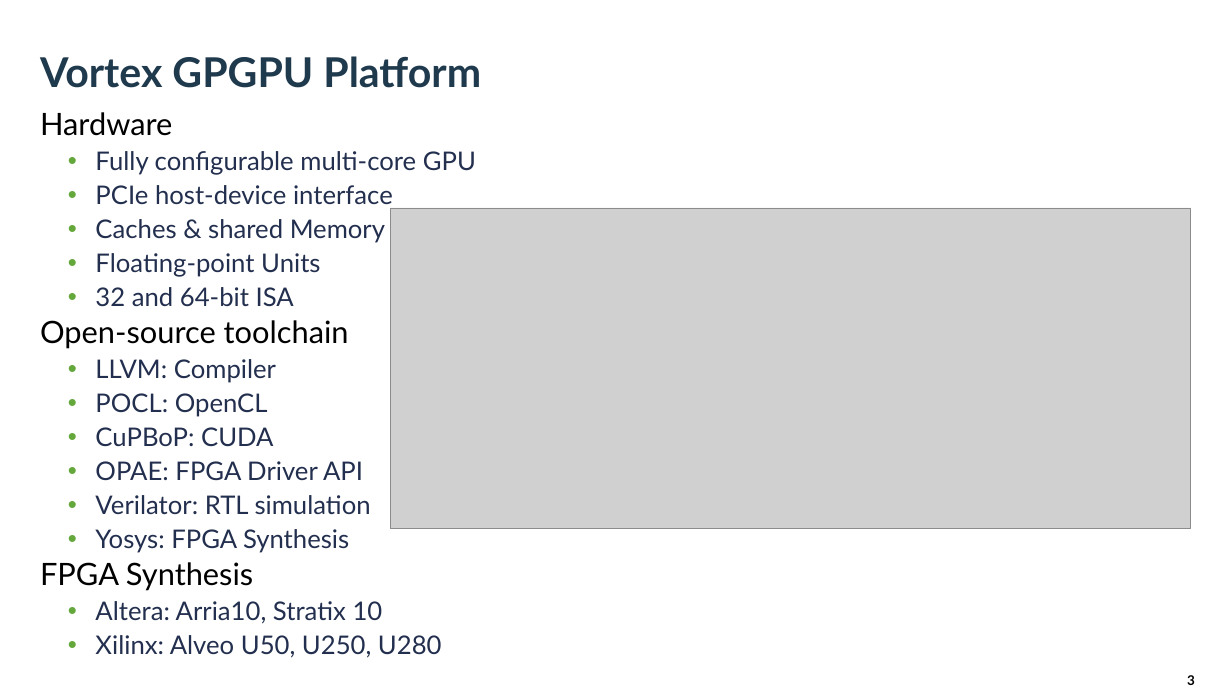
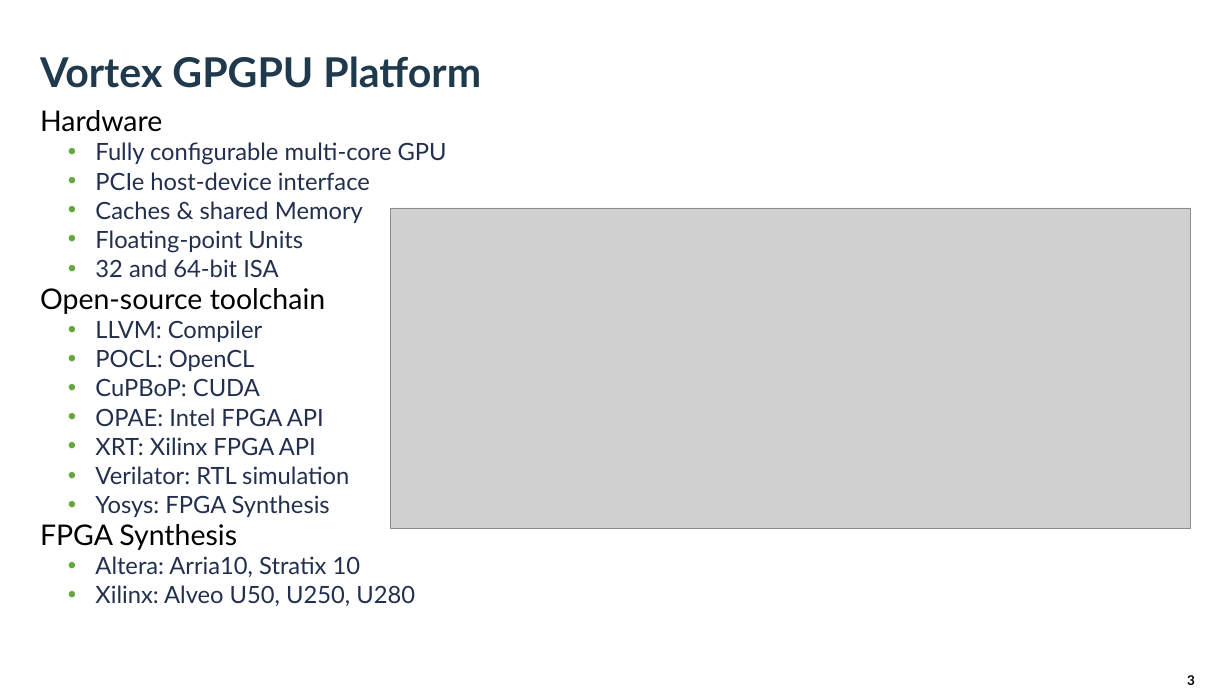
Before and after one commit to vortexgpgpu/vortex_tutorials, a slide deck: slide 3 of Slides_MICRO56/2.vortex_microarchitecture.pptx. Drawn at 1232x693 pixels with LibreOffice and Linux fonts; fonts in the diff are those of the drawing; grey boxes stand for pictures; background and template pictures are left out. Boxes give left, top, right and bottom in pixels: in the first picture for what was removed or moved away, otherwise in the second. Text is boxed around its words. In the diff, an @@ line names an element or a change of style, - is before the commit and + after.

Commit message:
update slides

```diff
--- a/Slides_MICRO56/2.vortex_microarchitecture.pptx
+++ b/Slides_MICRO56/2.vortex_microarchitecture.pptx
@@ text at (40, 110, 447, 606): size 24 to 22.2 pt in "Hardware", "Open-source toolchain", "FPGA Synthesis"; size 20 to 18.5 pt in "Fully configurable multi-core GPU", "PCIe host-device interface", "Caches & shared Memory", "Floating-point Units" and 8 more places; line spacing 0.8 to 0.7; line spacing 0.9 to 0.8 @@
@@ text at (95, 408, 324, 455): text changed; size 20 to 18.5 pt @@
-  • OPAE: FPGA Driver API
+  • OPAE: Intel FPGA API
+  • XRT: Xilinx FPGA API
```
Also in this commit, not shown: 1 other slide changed, 1 slide removed.
